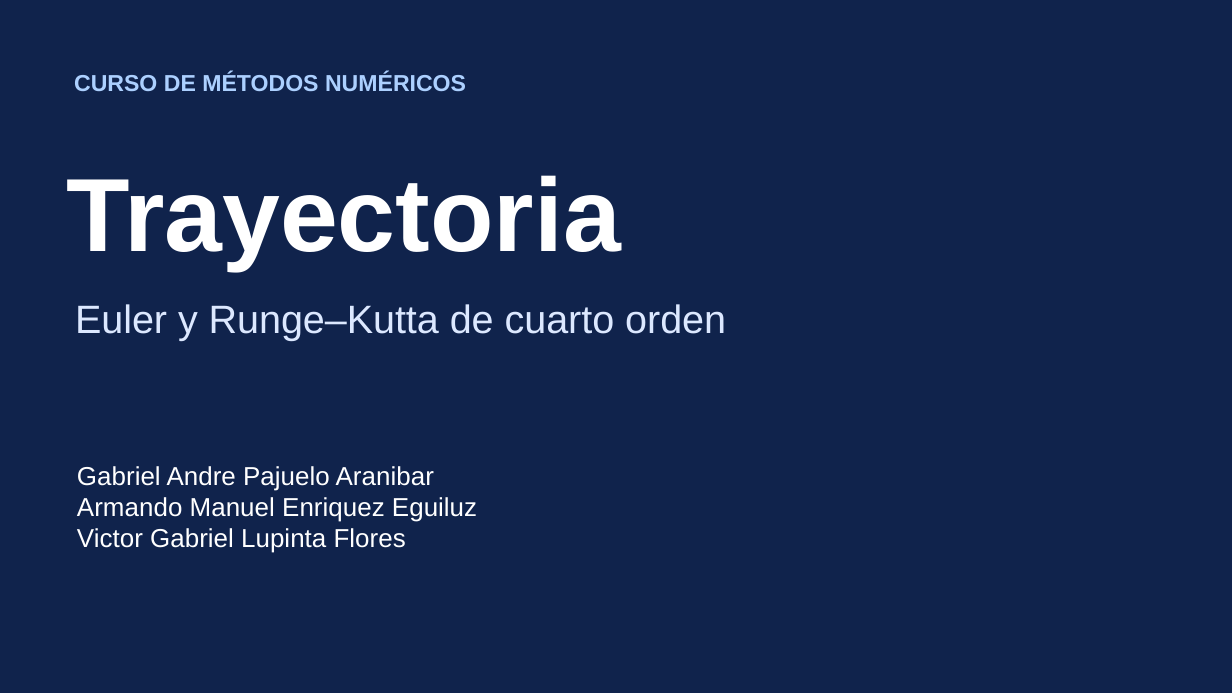
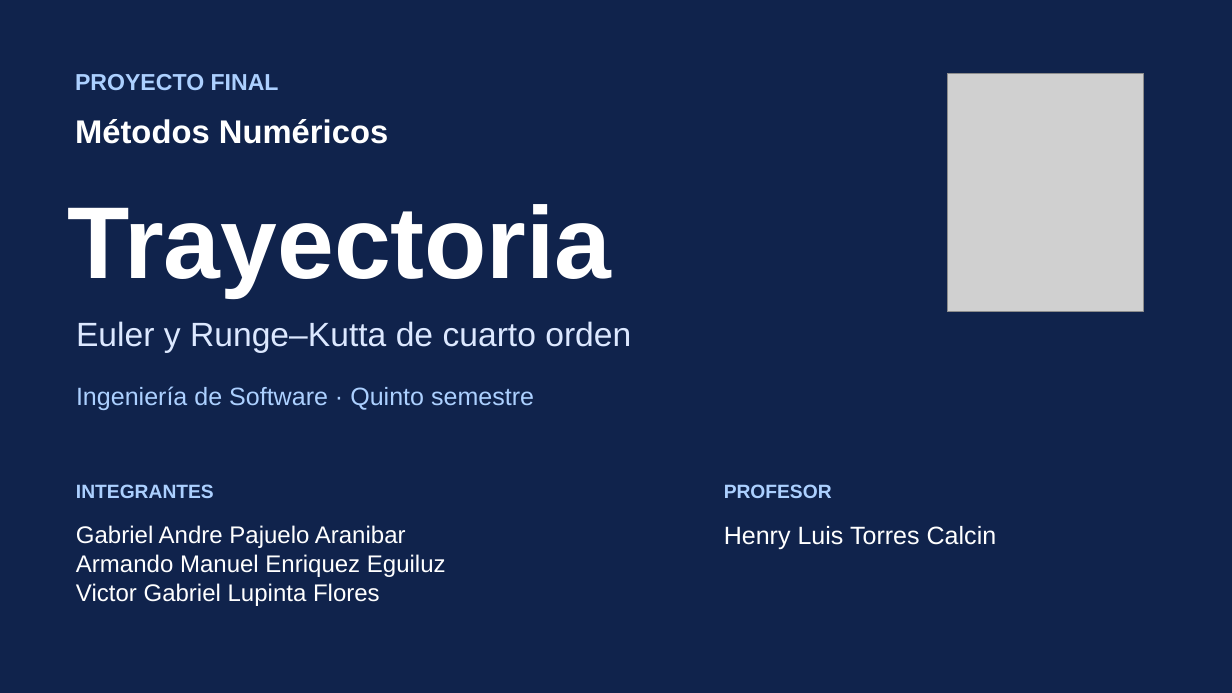
Before and after one commit to Quetzalq4321q/metodos-numericos, a slide deck: slide 1 of output/Trayectoria-Demostracion.pptx. Drawn at 1232x693 pixels with LibreOffice and Linux fonts; fonts in the diff are those of the drawing; grey boxes stand for pictures. Boxes give left, top, right and bottom in pixels: in the first picture for what was removed or moved away, otherwise in the second. Text is boxed around its words. In the diff, an @@ line names an element or a change of style, - is before the commit and + after.

Commit message:
Actualiza la portada del proyecto final de Métodos Numéricos

```diff
--- a/output/Trayectoria-Demostracion.pptx
+++ b/output/Trayectoria-Demostracion.pptx
@@ text added at box(75, 74, 279, 90), 18 pt, text #ACD0FF, bold @@
+PROYECTO FINAL
@@ picture added at box(947, 73, 1143, 311) @@
@@ text added at box(75, 119, 388, 144), 25.5 pt, text #FFFFFF, bold @@
+Métodos Numéricos
@@ text "Trayectoria": place and size @@
-text "Trayectoria" at box(66, 175, 620, 270)
+text "Trayectoria" at box(67, 204, 611, 297)
@@ text "Trayectoria" at box(67, 204, 611, 297): size 81 to 79.5 pt @@
@@ text "Euler y Runge–Kutta de cuarto ...": place and size @@
-text "Euler y Runge–Kutta de cuarto ..." at box(75, 304, 726, 341)
+text "Euler y Runge–Kutta de cuarto ..." at box(76, 321, 631, 353)
@@ text "Euler y Runge–Kutta de cuarto ..." at box(76, 321, 631, 353): size 30.8 to 26.2 pt @@
@@ text at box(76, 386, 534, 410): text changed; size 18 to 19.5 pt; bold off @@
-CURSO DE MÉTODOS NUMÉRICOS
+Ingeniería de Software · Quinto semestre
@@ text added at box(76, 484, 214, 498), 15 pt, text #ACD0FF, bold @@
+INTEGRANTES
@@ text added at box(724, 484, 832, 498), 15 pt, text #ACD0FF, bold @@
+PROFESOR
@@ text "Gabriel Andre Pajuelo Aranibar": place and size @@
-text "Gabriel Andre Pajuelo Aranibar" at box(77, 466, 477, 553)
+text "Gabriel Andre Pajuelo Aranibar" at box(76, 525, 446, 606)
@@ text "Gabriel Andre Pajuelo Aranibar" at box(76, 525, 446, 606): size 20.2 to 18.8 pt @@
@@ text added at box(724, 526, 997, 549), 19.5 pt, text #FFFFFF @@
+Henry Luis Torres Calcin
```
